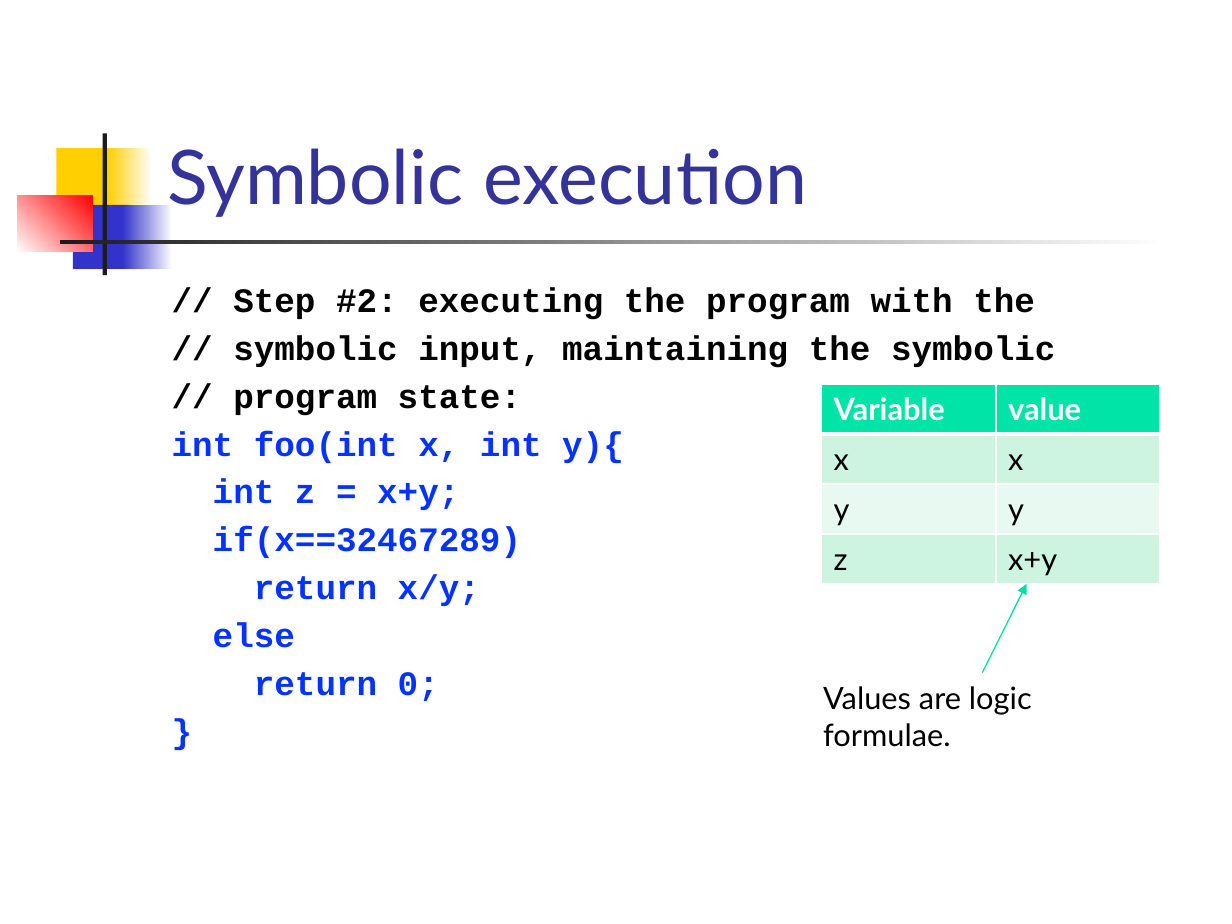
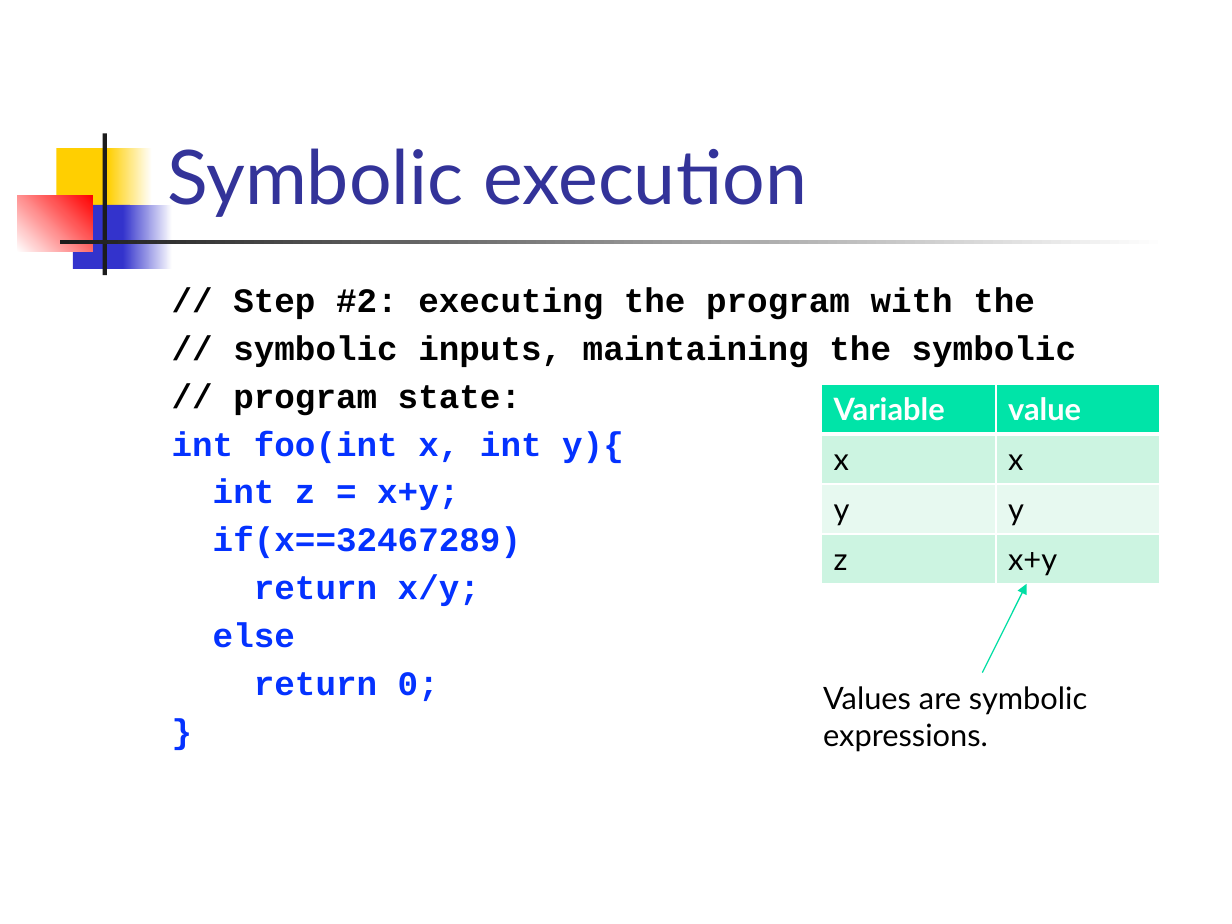
Before and after one commit to csslab-ustc/csslab-ustc.github.io, a slide deck: slide 10 of courses/theory/slides/lec17-symexec.pptx. Drawn at 1232x924 pixels with LibreOffice and Linux fonts; fonts in the diff are those of the drawing. Boxes give left, top, right and bottom in pixels: in the first picture for what was removed or moved away, otherwise in the second. Text is boxed around its words. In the diff, an @@ line names an element or a change of style, - is before the commit and + after.

```diff
--- a/courses/theory/slides/lec17-symexec.pptx
+++ b/courses/theory/slides/lec17-symexec.pptx
@@ text at [233,335,1076,368]: text changed @@
-// symbolic input, maintaining the symbolic
+// symbolic inputs, maintaining the symbolic
@@ text at [823,686,1087,752]: text changed @@
-Values are logic formulae.
+Values are symbolic expressions.
```
Also in this commit, not shown: 12 other slides changed, 14 slides added.
